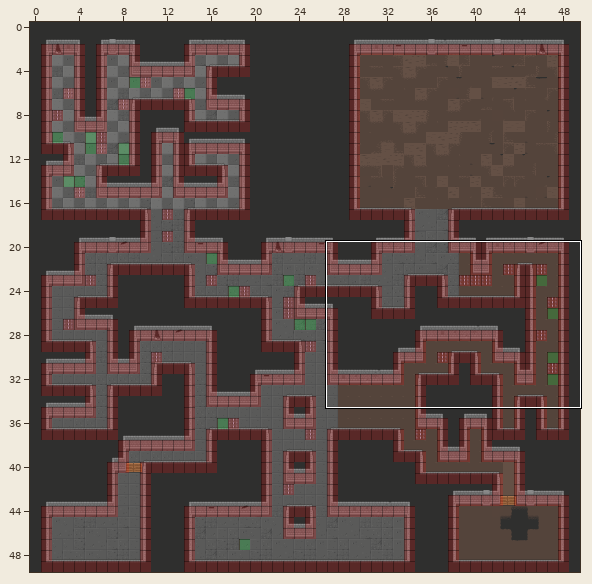
Two states of a Tiled map, Torchase/Resources/Maptest/MapLevel1.tmx. The picture above shows the old version from afar; the outline marks the close-up.
Close-up. Before the edit:
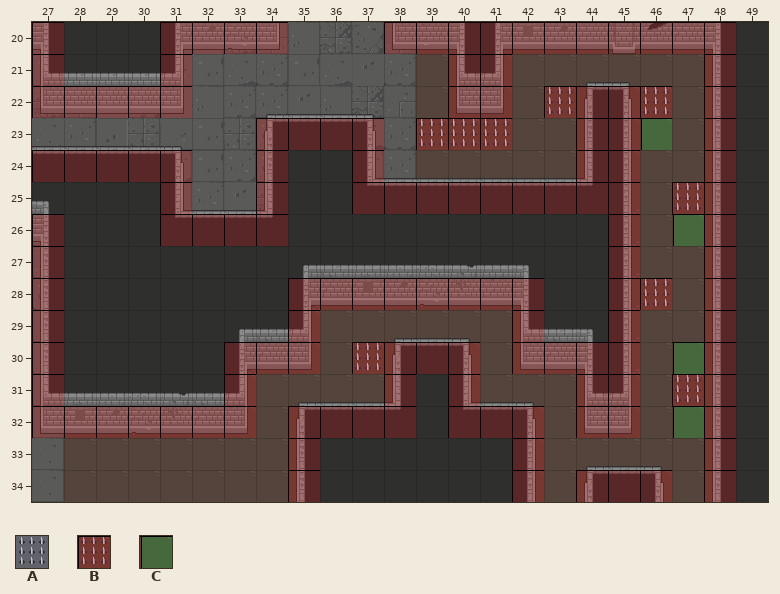
Cells are 32x32 px. Shown: x 27..49, y 20..34. The commit also changed other parts of the map, which this record leaves out.
Key: from "GamemapObject": A 243; from "meta_tiles": B 0, C 1.
_ is an empty cell.
Layers that did not change in this view are not listed.
Layer "die" before, first column x 27:
20 _______________________
21 _______________________
22 ________________A__A___
23 ____________AAA________
24 _______________________
25 ____________________A__
26 _______________________
27 _______________________
28 ___________________A___
29 _______________________
30 __________A____________
31 ____________________A__
32 _______________________
33 _______________________
34 _______________________
Layer "Trap" before, first column x 27:
20 _______________________
21 _______________________
22 ________________B__B___
23 ____________BBB________
24 _______________________
25 ____________________B__
26 _______________________
27 _______________________
28 ___________________B___
29 _______________________
30 __________B____________
31 ____________________B__
32 _______________________
33 _______________________
34 _______________________
Now the later version:
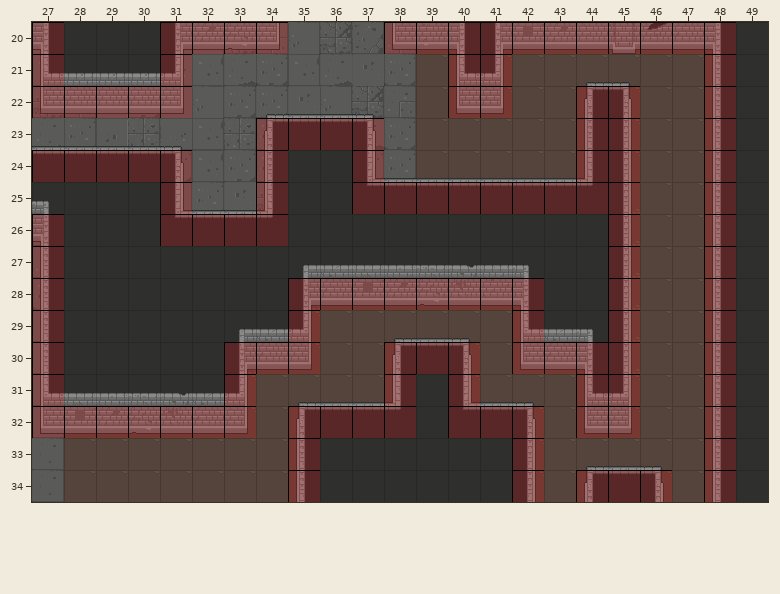
See-through tiles are keyed as they look on the map.
From old to new:
Layer "die" (removed):
y 22: x 43 A -> _; x 46 A -> _
y 23: x 39..41 AAA -> ___
y 25: x 47 A -> _
y 28: x 46 A -> _
y 30: x 37 A -> _
y 31: x 47 A -> _
Layer "Trap_plant" (removed):
y 23: x 46 C -> _
y 26: x 47 C -> _
y 30: x 47 C -> _
y 32: x 47 C -> _
Layer "Trap" (removed):
y 22: x 43 B -> _; x 46 B -> _
y 23: x 39..41 BBB -> ___
y 25: x 47 B -> _
y 28: x 46 B -> _
y 30: x 37 B -> _
y 31: x 47 B -> _
Boxes around the changes in both close-ups, in picture pixels (x1, y1, x2, y2):
removed: (544, 86, 576, 118)
removed: (640, 86, 672, 150)
removed: (416, 118, 512, 150)
removed: (672, 182, 704, 246)
removed: (640, 278, 672, 310)
removed: (352, 342, 384, 374)
removed: (672, 342, 704, 438)
